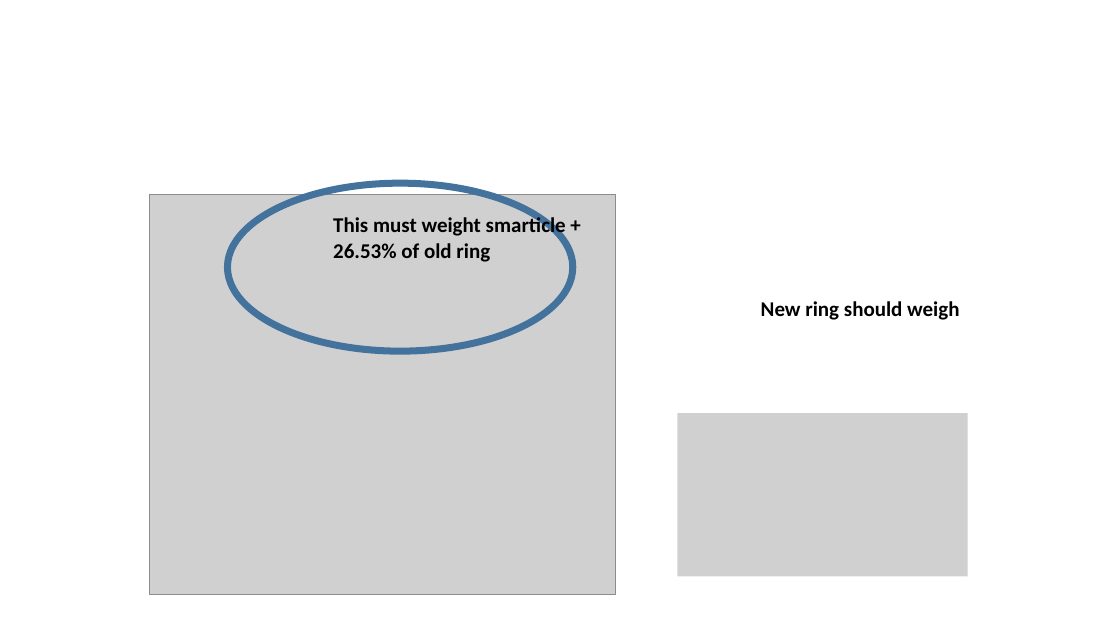
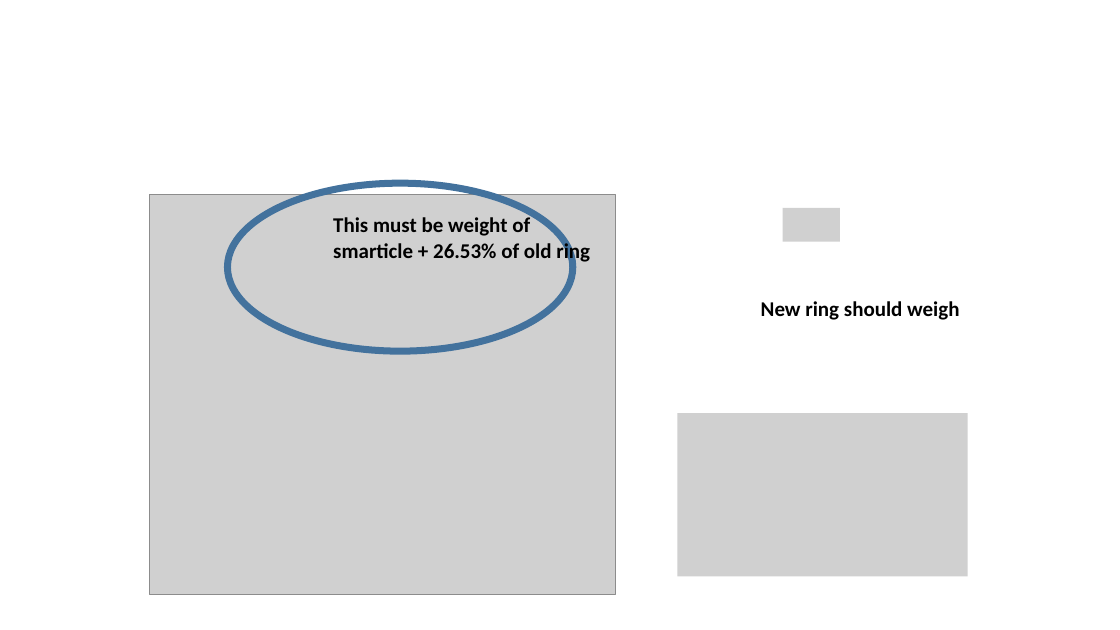
Before and after one commit to wsavoie/ArduinoSmarticle, a slide deck: slide 2 of solidworks/smarticle ring/chord ring info.pptx. Drawn at 1120x630 pixels with LibreOffice and Linux fonts; fonts in the diff are those of the drawing; grey boxes stand for pictures. Boxes give left, top, right and bottom in pixels: in the first picture for what was removed or moved away, otherwise in the second. Text is boxed around its words. In the diff, an @@ line names an element or a change of style, - is before the commit and + after.

```diff
--- a/solidworks/smarticle ring/chord ring info.pptx
+++ b/solidworks/smarticle ring/chord ring info.pptx
@@ picture added at [783,208,840,241] @@
@@ text at [333,215,590,264]: text changed @@
-This must weight smarticle + 26.53% of old ring
+This must be weight of smarticle + 26.53% of old ring
```
Also in this commit, not shown: 8 other files.
